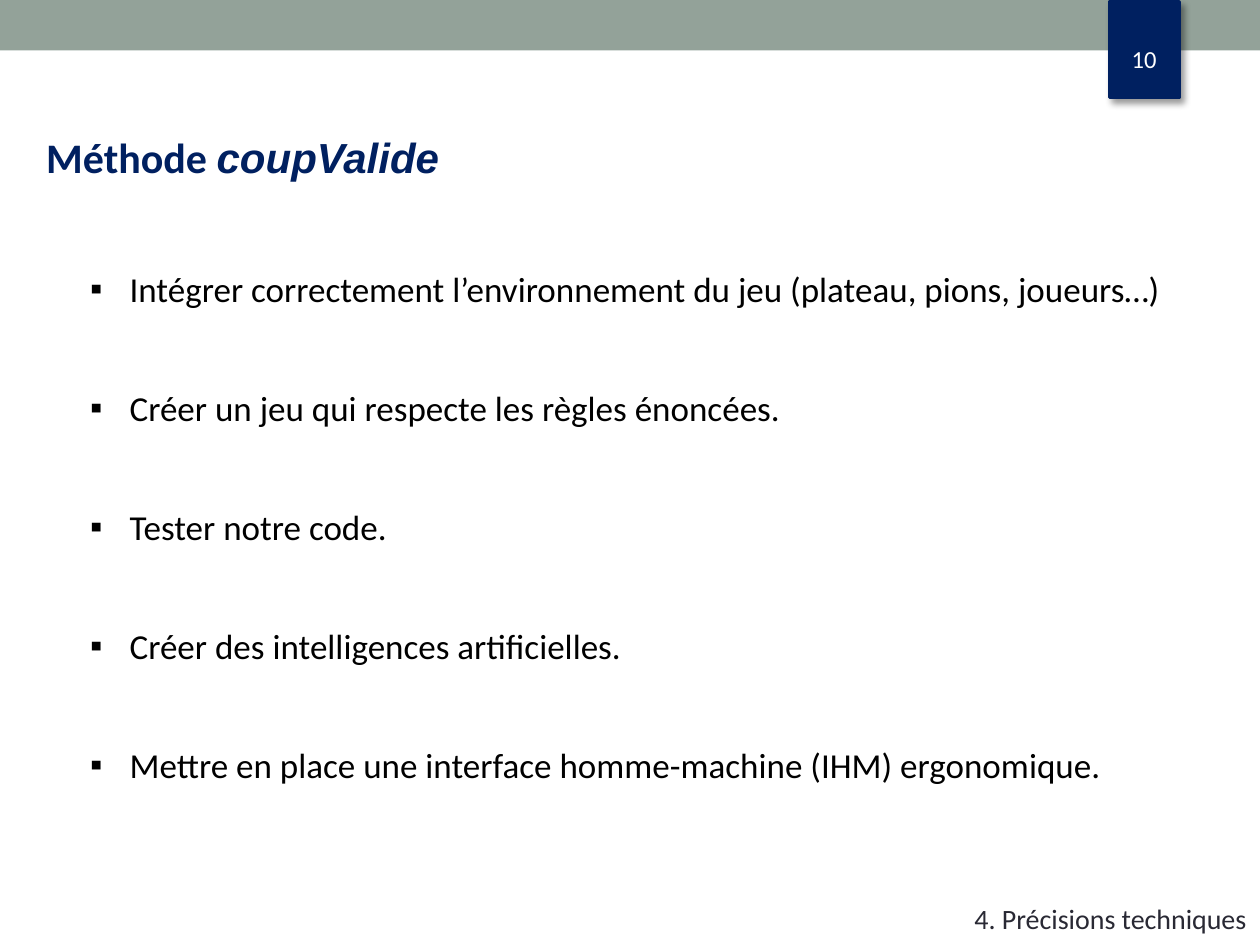
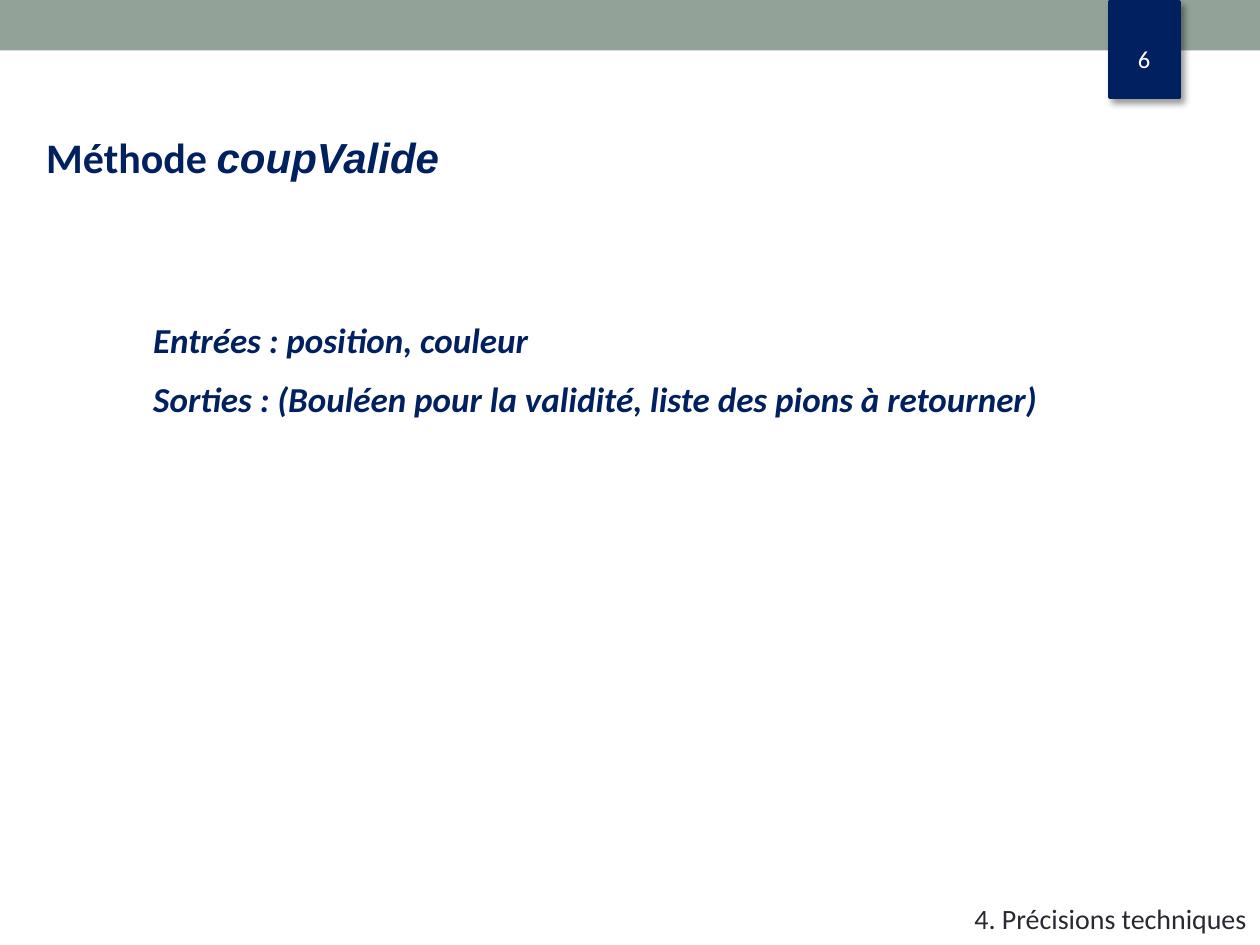
Before and after one commit to dupondth/othello, a slide deck: slide 6 of diapo_oral.pptx (slide 10 before the commit). Drawn at 1260x945 pixels with LibreOffice and Linux fonts; fonts in the diff are those of the drawing. Boxes give left, top, right and bottom in pixels: in the first picture for what was removed or moved away, otherwise in the second. Text is boxed around its words. In the diff, an @@ line names an element or a change of style, - is before the commit and + after.

```diff
--- a/diapo_oral.pptx
+++ b/diapo_oral.pptx
@@ page number at <box>1138,51,1150,68</box>: text changed @@
-10
+6
@@ text at <box>153,328,1036,418</box>: text changed; text colour #000000 to #002060; bold on; italic on @@
-  ▪ Intégrer correctement l’environnement du jeu (plateau, pions, joueurs…)
-  ▪ Créer un jeu qui respecte les règles énoncées.
-  ▪ Tester notre code.
-  ▪ Créer des intelligences artificielles.
-  ▪ Mettre en place une interface homme-machine (IHM) ergonomique.
+Entrées : position, couleur
+Sorties : (Bouléen pour la validité, liste des pions à retourner)
```
Also in this commit, not shown: 3 other slides changed, 2 slides added, 1 slide removed.
